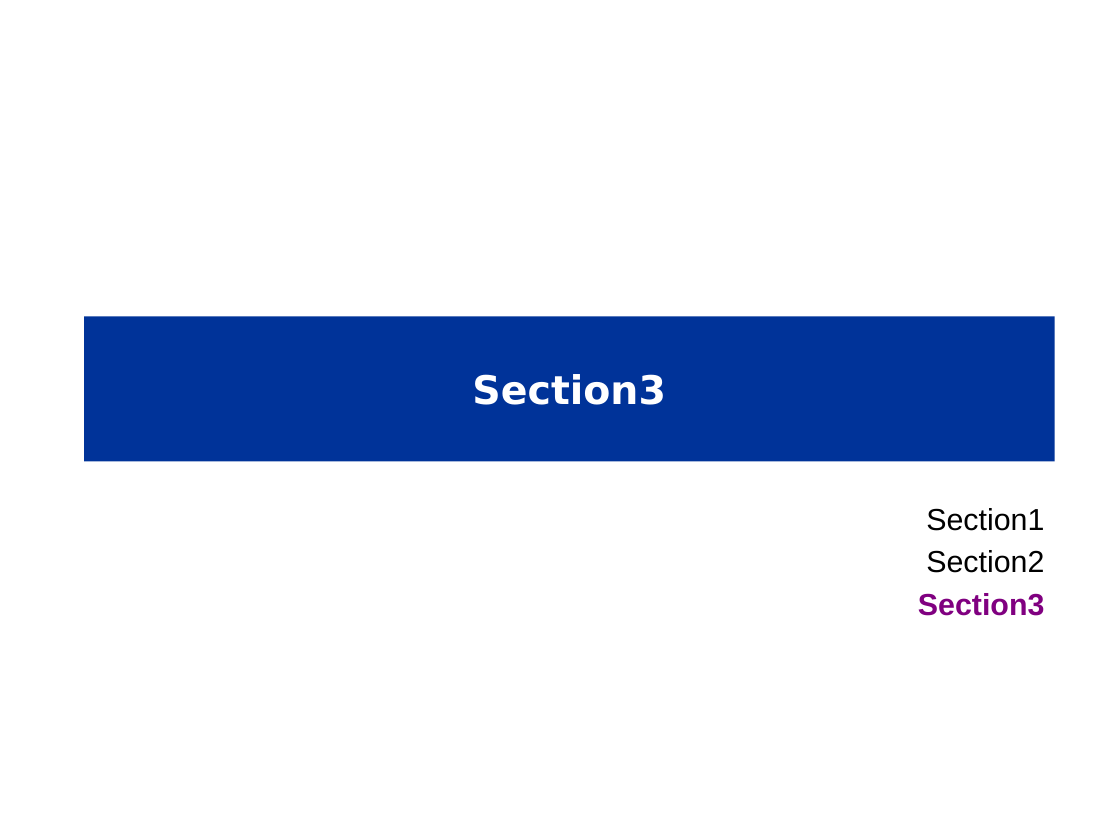
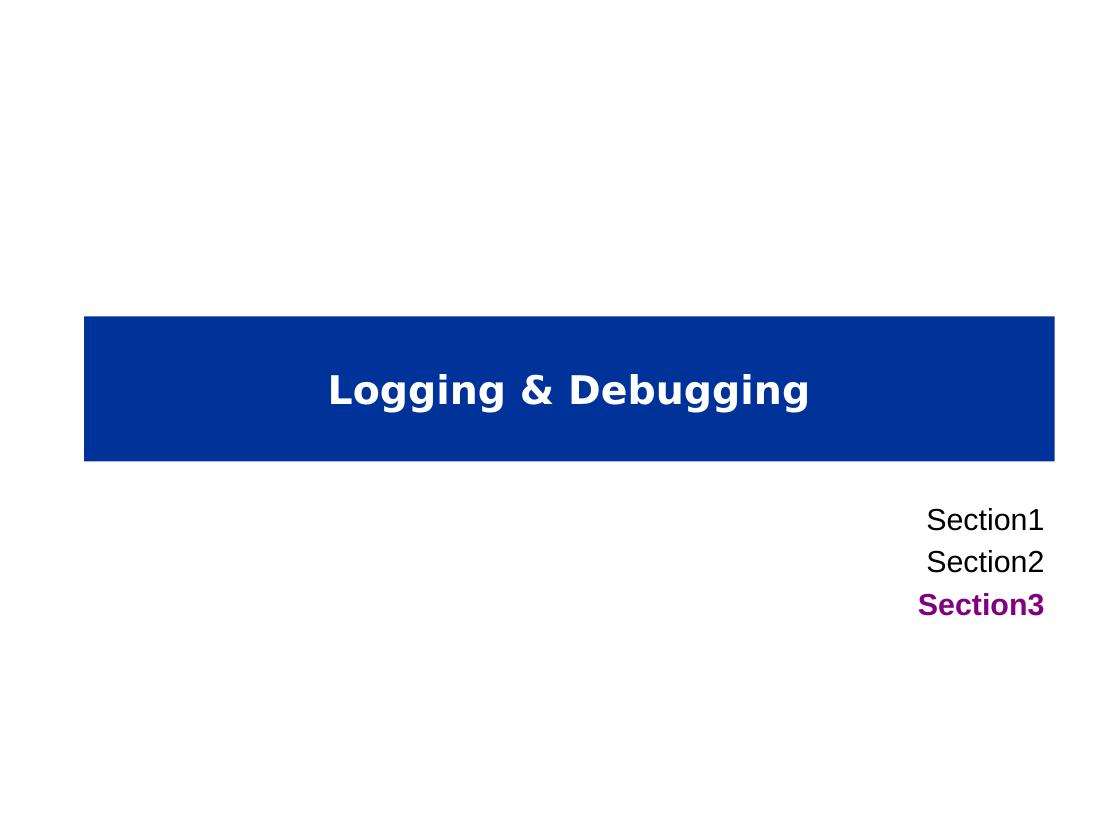
Before and after one commit to mattvinks/spark-labs, a slide deck: slide 27 of slides/05-Spark_API.pptm (slide 14 before the commit). Drawn at 1120x820 pixels with LibreOffice and Linux fonts; fonts in the diff are those of the drawing; background and template pictures are left out. Boxes give left, top, right and bottom in pixels: in the first picture for what was removed or moved away, otherwise in the second. Text is boxed around its words. In the diff, an @@ line names an element or a change of style, - is before the commit and + after.

```diff
--- a/slides/05-Spark_API.pptm
+++ b/slides/05-Spark_API.pptm
@@ title at (x1=328, y1=374, x2=810, y2=413): text changed @@
-Section3
+Logging & Debugging
```
Also in this commit, not shown: 4 other slides changed, 18 slides added, 1 other file.
